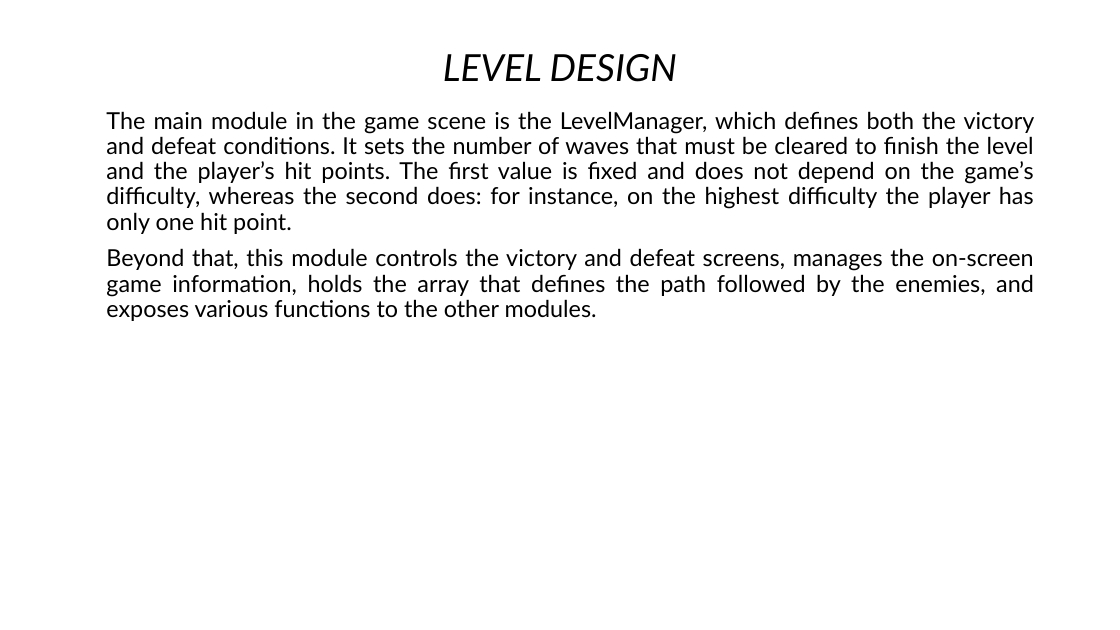
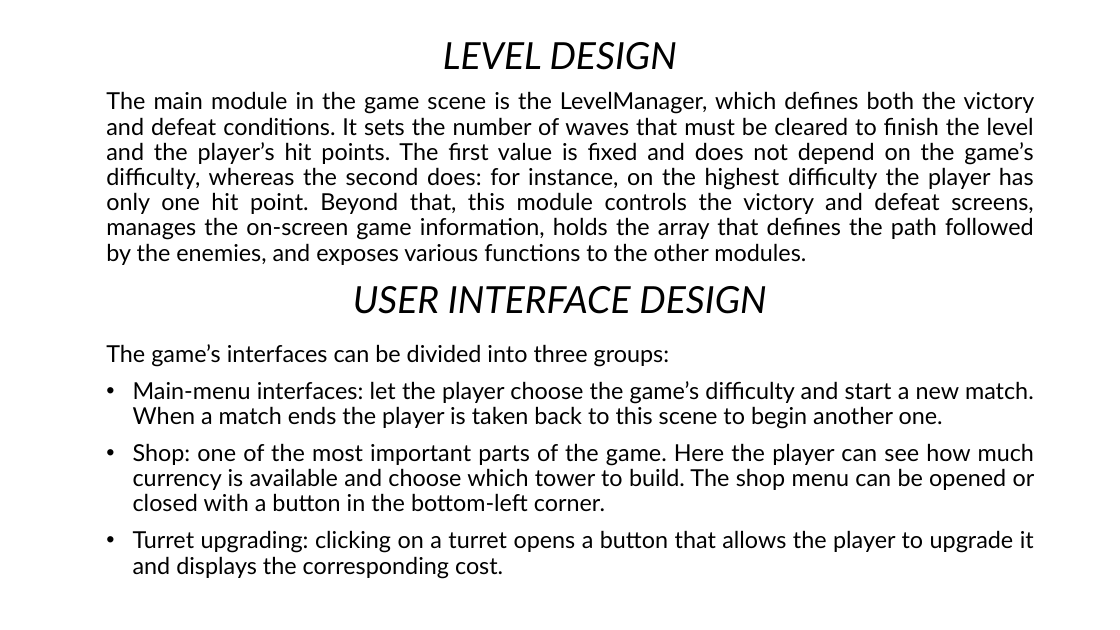
Before and after one commit to DheAnto/TowerDefence, a slide deck: slide 12 of Report Game Dev Eng version.pptx. Drawn at 1120x630 pixels with LibreOffice and Linux fonts; fonts in the diff are those of the drawing. Boxes give left, top, right and bottom in pixels: in the first picture for what was removed or moved away, otherwise in the second. Text is boxed around its words. In the diff, an @@ line names an element or a change of style, - is before the commit and + after.

```diff
--- a/Report Game Dev Eng version.pptx
+++ b/Report Game Dev Eng version.pptx
@@ title "LEVEL DESIGN": place and size @@
-title "LEVEL DESIGN" at bbox=[443, 54, 677, 82]
+title "LEVEL DESIGN" at bbox=[443, 42, 677, 70]
@@ text at bbox=[106, 91, 1035, 265]: text changed @@
-The main module in the game scene is the LevelManager, which defines both the victory and defeat conditions. It sets the number of waves that must be cleared to finish the level and the player’s hit points. The first value is fixed and does not depend on the game’s difficulty, whereas the second does: for instance, on the highest difficulty the player has only one hit point.
-Beyond that, this module controls the victory and defeat screens, manages the on-screen game information, holds the array that defines the path followed by the enemies, and exposes various functions to the other modules.
+The main module in the game scene is the LevelManager, which defines both the victory and defeat conditions. It sets the number of waves that must be cleared to finish the level and the player’s hit points. The first value is fixed and does not depend on the game’s difficulty, whereas the second does: for instance, on the highest difficulty the player has only one hit point. Beyond that, this module controls the victory and defeat screens, manages the on-screen game information, holds the array that defines the path followed by the enemies, and exposes various functions to the other modules.
@@ text added at bbox=[353, 286, 766, 314], 32 pt, text #000000, italic @@
+USER INTERFACE DESIGN
@@ text added at bbox=[106, 344, 1035, 579], 20 pt, text #000000 @@
+The game’s interfaces can be divided into three groups:
+• Main-menu interfaces: let the player choose the game’s difficulty and start a new match. When a match ends the player is taken back to this scene to begin another one.
+• Shop: one of the most important parts of the game. Here the player can see how much currency is available and choose which tower to build. The shop menu can be opened or closed with a button in the bottom-left corner.
+• Turret upgrading: clicking on a turret opens a button that allows the player to upgrade it and displays the corresponding cost.
```
Also in this commit, not shown: 1 other slide changed, 1 slide added, 1 slide removed.
